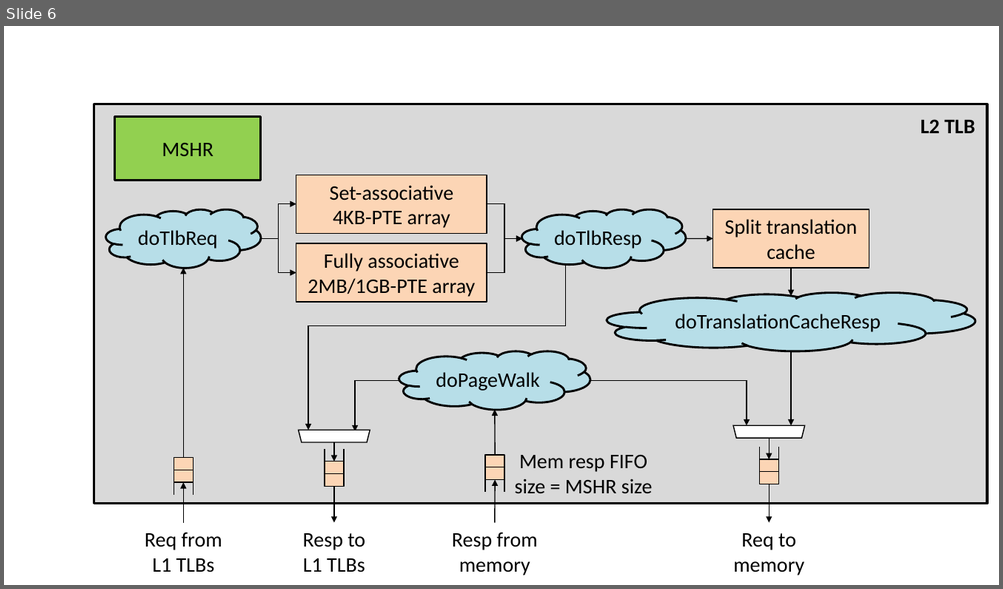
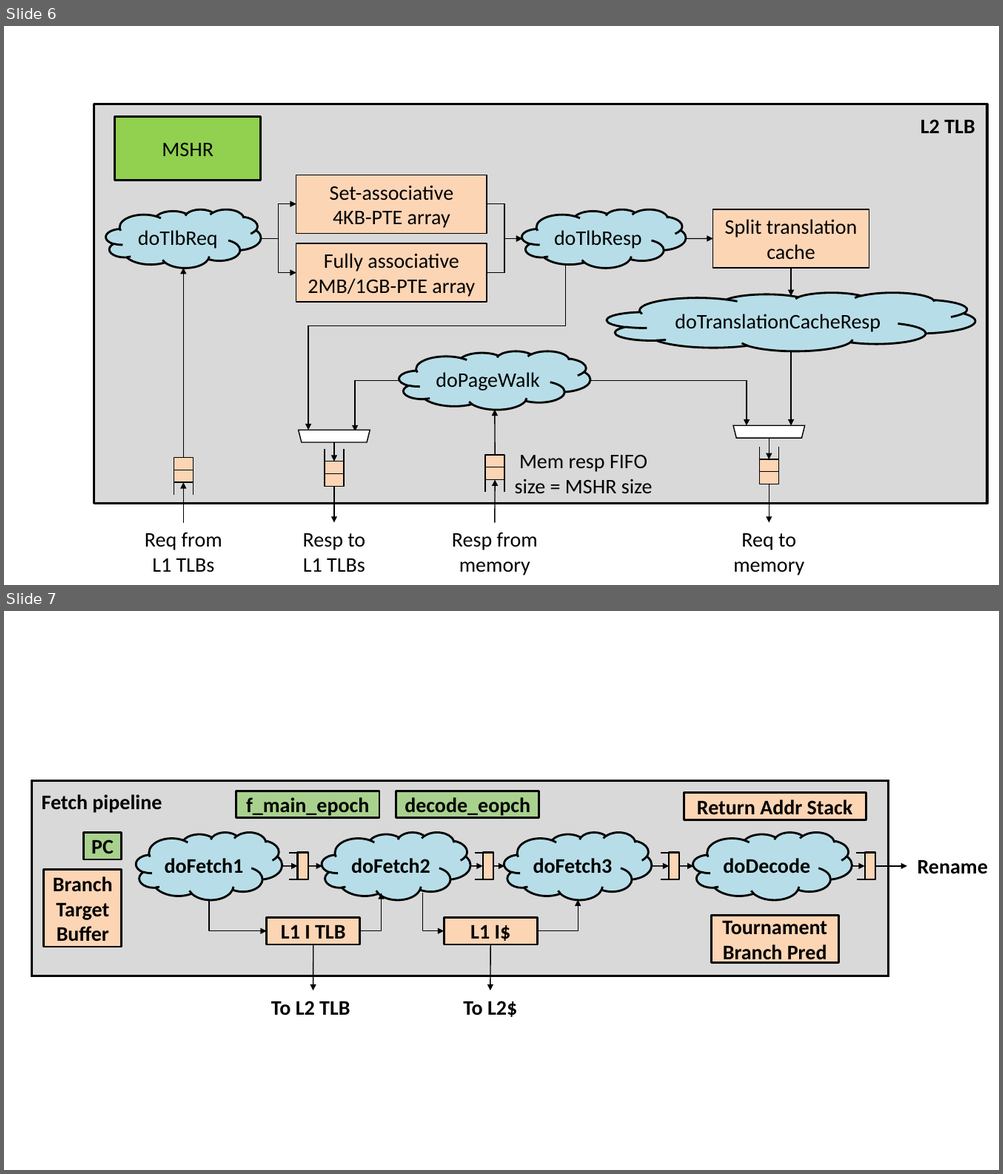
Before and after one commit to sizhuo-zhang/RiscyOO_design_doc, a slide deck: fig/fig.pptx. Shown one above the other, each under a label of ours: slide 6 before the commit, slides 6 and 7 after it. The pictures are 1003x589 and 1003x1174 pixels, drawn with LibreOffice and Linux fonts; fonts in the diff are those of the drawing. Boxes give left, top, right and bottom in pixels: in the first picture for what was removed or moved away, otherwise in the second. Text is boxed around its words. In the diff, an @@ line names an element or a change of style, - is before the commit and + after.

```diff
--- a/fig/fig.pptx
+++ b/fig/fig.pptx
@@ slide 7 added at bbox=[4, 611, 999, 1170], background #FFFFFF @@
@@ group added at bbox=[31, 781, 987, 1017]: 13 rectangles, 10 arrows, 8 lines, 4 clouds, 4 elbow arrows, 4 texts @@
+PC
+doFetch1
+doFetch2
+doFetch3
+doDecode
+L1 I TLB
+L1 I$
+Fetch pipeline
+Branch
+Target
+Buffer
+Tournament Branch Pred
+Return Addr Stack
+Rename
+To L2 TLB
+To L2$
+f_main_epoch
+decode_eopch
```
Also in this commit, not shown: 5 other files.
